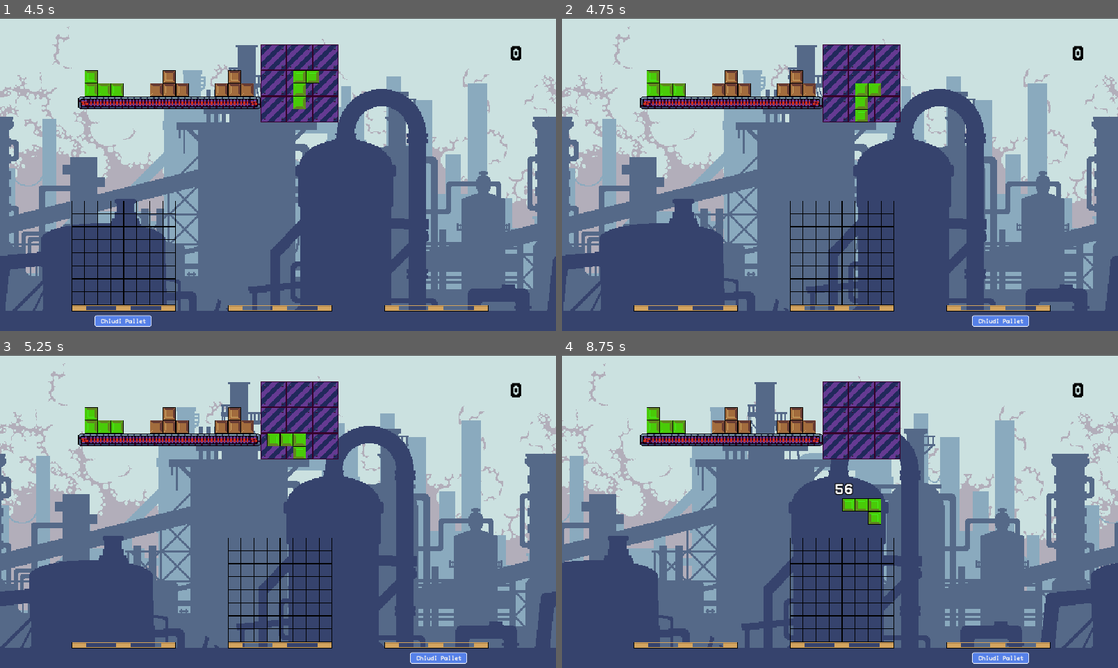
Above: before the commit, frames 1-4 (two rows, left to right).
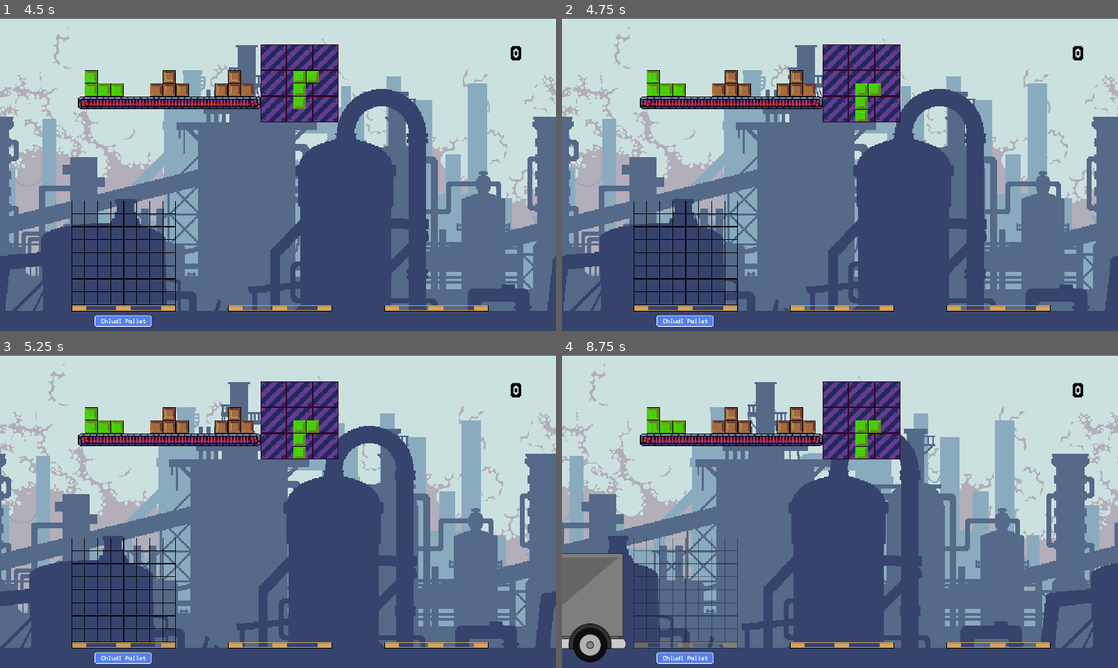
Above: after the commit, the same moments.

Repository: M4rk03/Tetris_JobOrienta
Game: Godot game, scene res://scenes/MainMenu.tscn
The game is run twice, just before and just after one commit, with the same random seed, the same clock (stepped at 60 frames per second) and the same inputs.
Inputs:
- Up to frame 1 (4.5 s): click "Inizia" at 0.5 s; hold D (right_move) 1.28-2.03 s; tap Space (rotate) every 0.75 s from 1.35 to 3.6 s; hold S (down_move) 2.03-2.78 s; hold D (right_move) 2.78-4.25 s; click "Chiudi Pallet" at 4.25 s
- Up to frame 2 (4.75 s): no input
- Up to frame 3 (5.25 s): hold A (left_move) from 5.03 s (still down); tap Space (rotate) at 5.1 s
- Up to frame 4 (8.75 s): tap Space (rotate) every 0.75 s from 5.85 to 8.1 s; release A (left_move) at 6.53 s; hold S (down_move) 6.53-7.28 s; hold D (right_move) from 7.28 s (still down)

Frame 1 is identical in both runs. In frame 2, 2.4% of the frame differs, in the area x 12-84%, y 58-99%; in frame 3, 2.8%; in frame 4, 7.1%, in the area x 0-84%, y 20-99%.

Commit message:
Add camion

Diff:
--- a/project.godot
+++ b/project.godot
@@ -41,8 +41,25 @@
 [importer_defaults]
 
 texture={
-"flags/filter": false,
-"process/fix_alpha_border": false
+"compress/bptc_ldr": 0,
+"compress/hdr_mode": 0,
+"compress/lossy_quality": 0.7,
+"compress/mode": 0,
+"compress/normal_map": 0,
+"detect_3d": false,
+"flags/anisotropic": false,
+"flags/filter": true,
+"flags/mipmaps": false,
+"flags/repeat": 0,
+"flags/srgb": 2,
+"process/HDR_as_SRGB": false,
+"process/fix_alpha_border": true,
+"process/invert_color": false,
+"process/normal_map_invert_y": false,
+"process/premult_alpha": false,
+"size_limit": 0,
+"stream": false,
+"svg/scale": 1.0
 }
 
 [input]
--- a/scenes/Main.tscn
+++ b/scenes/Main.tscn
@@ -1,10 +1,12 @@
-[gd_scene load_steps=16 format=2]
+[gd_scene load_steps=18 format=2]
 
 [ext_resource path="res://scenes/BackgroundParallax.tscn" type="PackedScene" id=1]
 [ext_resource path="res://fonts/Peaberry Monospace/PeaberryMono.ttf" type="DynamicFontData" id=2]
 [ext_resource path="res://scenes/Pallet.tscn" type="PackedScene" id=3]
 [ext_resource path="res://scripts/pallet_countdown.gd" type="Script" id=4]
 [ext_resource path="res://scripts/start_countdown.gd" type="Script" id=5]
+[ext_resource path="res://assets/camion.png" type="Texture" id=6]
+[ext_resource path="res://scripts/camion.gd" type="Script" id=7]
 [ext_resource path="res://scenes/Generator.tscn" type="PackedScene" id=9]
 [ext_resource path="res://scripts/score.gd" type="Script" id=10]
 
@@ -163,6 +165,14 @@
 [node name="RightPallet" parent="." instance=ExtResource( 3 )]
 position = Vector2( 944, 448 )
 
+[node name="Camion" type="Sprite" parent="."]
+visible = false
+position = Vector2( -300, 620 )
+scale = Vector2( 1.2, 1.2 )
+z_index = 1
+texture = ExtResource( 6 )
+script = ExtResource( 7 )
+
 [connection signal="game_start" from="StartCountdown" to="Generator" method="_on_StartCountdown_game_start"]
 [connection signal="game_start" from="StartCountdown" to="LeftPallet" method="_on_StartCountdown_game_start"]
 [connection signal="game_start" from="StartCountdown" to="LeftPallet/PalletCountdown" method="_on_StartCountdown_game_start"]
--- /dev/null
+++ b/scripts/camion.gd
@@ -0,0 +1,29 @@
+extends Sprite
+
+var callback = false
+var go_out = false
+
+func move_camion():
+	callback = true
+	visible = true
+
+func _process(_delta):
+	if callback:
+		position.x += 1
+		get_parent().get_node("LeftPallet/PalletBase").modulate.a -= 0.0025
+
+		for x in get_parent().get_node("LeftPallet").get_children():
+			if "GridElement" in x.name:
+				x.modulate.a -= 0.0025
+
+		if position.x >= 150:
+			callback = false
+			yield(get_tree().create_timer(1), "timeout")
+			go_out = true
+
+	if go_out:
+		position.x -= 1
+
+		if position.x <= -300:
+			get_parent().get_node("LeftPallet/PalletCountdown").palletEnded()
+			go_out = false
--- a/scripts/pallet_countdown.gd
+++ b/scripts/pallet_countdown.gd
@@ -32,7 +32,7 @@
 	countdown = 60
 
 	emit_signal("change_pallet", nPallet)
-	nodeMain.get_node("ClosePalletButton").rect_position.x = 240 + (384 * (nPallet + 1))
+	nodeMain.get_node("ClosePalletButton").rect_position.x = 240 + (384 * (nPallet))
 	rect_position.x = 65 + (386 * nPallet)
 	palletTimer.start()
 
@@ -44,7 +44,7 @@
 	elif(nPallet != 2):
 		nPallet += 1
 		palletTimer.queue_free()
-		palletEnded()
+		nodeMain.get_node("Camion").move_camion()
 	else:
 		var score = nodeMain.get_node("Score").getTotalScore()
 		SceneSwitcher.change_scene("res://scenes/GameOver.tscn", {"score": score})
--- a/scripts/shape.gd
+++ b/scripts/shape.gd
@@ -9,7 +9,7 @@
 export var isPickable = false
 
 var shapeTimer
-
+var camion_callback
 
 #
 func _ready():
@@ -96,7 +96,9 @@
 
 #
 func _process(_delta):
-	if isPickable:
+	camion_callback = get_parent().get_node("Camion").callback
+
+	if isPickable && !camion_callback:
 		checkIfDroppable()
 
 		if Input.is_action_just_pressed("rotate"):
@@ -128,6 +130,6 @@
 
 #
 func _on_Timer_timeout():
-	if isPickable:
+	if isPickable && !camion_callback:
 		self.position.y += GRID_SIZE
 		startShapeTimer()
Binary file added: assets/camion.png
Not shown, added: assets/camion.png.import
